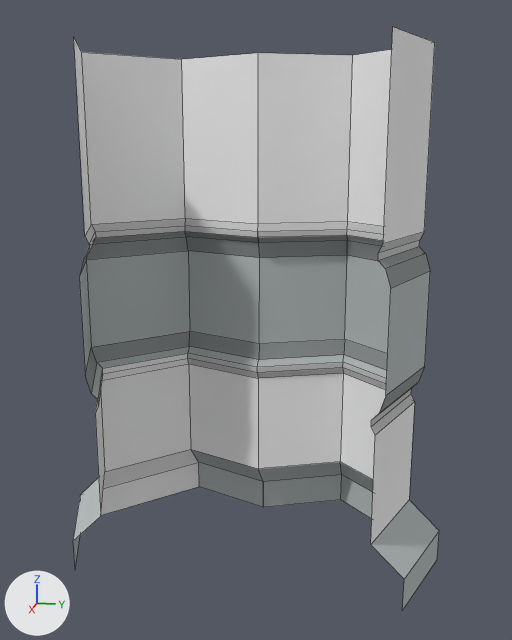
One commit to the FBX model BODY/Assets/Main/Meshes/Environment/Pillars/base_pillar_03.FBX: the scene before it, then after it.
One viewpoint serves both versions: a 50 mm camera at (4.45, 1.13, 3.3) aimed at (-1.01, 0.03, 1.94). The lights are fixed; the arrows at lower left show +X, +Y and +Z. Mesh edges are drawn as thin lines. Where no turn or scale is listed for an object, it has been applied to the vertices. Vertices at the same position are counted once.

Names of what the first picture shows: 'base_pillar_03'.
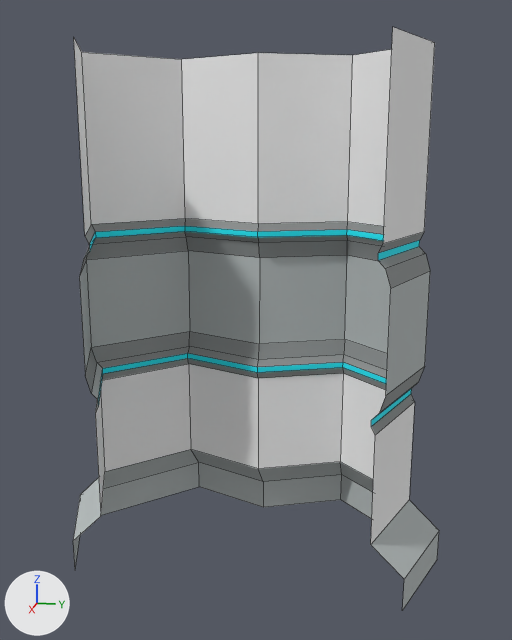
Diff of the bpy script that builds the scene:
```diff
--- a/BODY/Assets/Main/Meshes/Environment/Pillars/base_pillar_03.FBX.py
+++ b/BODY/Assets/Main/Meshes/Environment/Pillars/base_pillar_03.FBX.py
@@ mat_emission @@
 mat_emission = principled_material('emission')
-mat_emission.base_color = (0.588, 0.588, 0.588)  # light grey #cacaca
+mat_emission.base_color = (0.00784, 0.847, 1.0)  # cyan #16edff
 mat_emission.roughness = 0.859
@@ me_mesh @@
 # used by ob_base_pillar_03; location = (0.0, 0.0, 0.0)
-me_mesh.from_pydata(...)  # 105 vertices, 78 faces; spans x -1.81..-0.22, y -1.56..1.56, z 0.0..4.0
+me_mesh.from_pydata(...)  # 98 vertices, 78 faces; spans x -1.81..-0.22, y -1.56..1.56, z 0.0..4.0
+# me_mesh part 1
+# 7 vertices are removed from x -1.53..-1.25, y 0.0, z 0.26..4.0
+# 9 faces are deleted
+# 2 new faces join them, mat_leiste (grey #b8bebe)
+# 4 new faces join them, mat_leistenkante (grey #929696)
+# 2 new faces join them, mat_basecolor (white #f5f5f5)
+# 1 new face joins them, mat_emission (cyan #16edff)
+# me_mesh part 2: 1 face spanning x -1.56..-0.96, y -1.31..-0.71, z 1.36..1.42 switches from mat_basecolor (white #f5f5f5) to mat_leistenkante (grey #929696)
+# me_mesh part 3: 2 faces spanning x -1.81..-0.96, y -1.56..-0.71, z 0.0..0.51 switch from mat_basecolor (white #f5f5f5) to mat_leiste (grey #b8bebe)
+# me_mesh part 4: 1 face spanning x -1.53..-0.96, y -1.28..-0.71, z 1.42..1.47 switches from mat_basecolor (white #f5f5f5) to mat_emission (cyan #16edff)
+# me_mesh part 5: 4 faces spanning x -1.58..-0.96, y -1.33..1.33, z 1.47..1.52 switch from mat_leiste (grey #b8bebe) to mat_leistenkante (grey #929696)
+# me_mesh part 6: 9 faces spanning x -1.56..-0.22, y -1.31..1.31, z 1.36..2.69 switch from mat_emission (light grey #cacaca) to mat_leistenkante (grey #929696)
```

Location of each change, (x1, y1, x2, y2) in pixels of the pictures (512 x 640 px; the box of a moved part takes in the faces that stretch with it):
'base_pillar_03', recoloured, reshaped
    both: (73, 27, 439, 611)
part 1 of me_mesh, moved or reshaped
    both: (182, 53, 263, 507)
part 2 of me_mesh, recoloured
    both: (102, 358, 189, 380)
part 3 of me_mesh, recoloured
    both: (101, 449, 199, 515)
part 4 of me_mesh, recoloured (grey to cyan)
    both: (103, 353, 188, 374)
part 5 of me_mesh, recoloured
    both: (97, 346, 387, 379)
part 6 of me_mesh, recoloured
    both: (85, 219, 424, 435)
